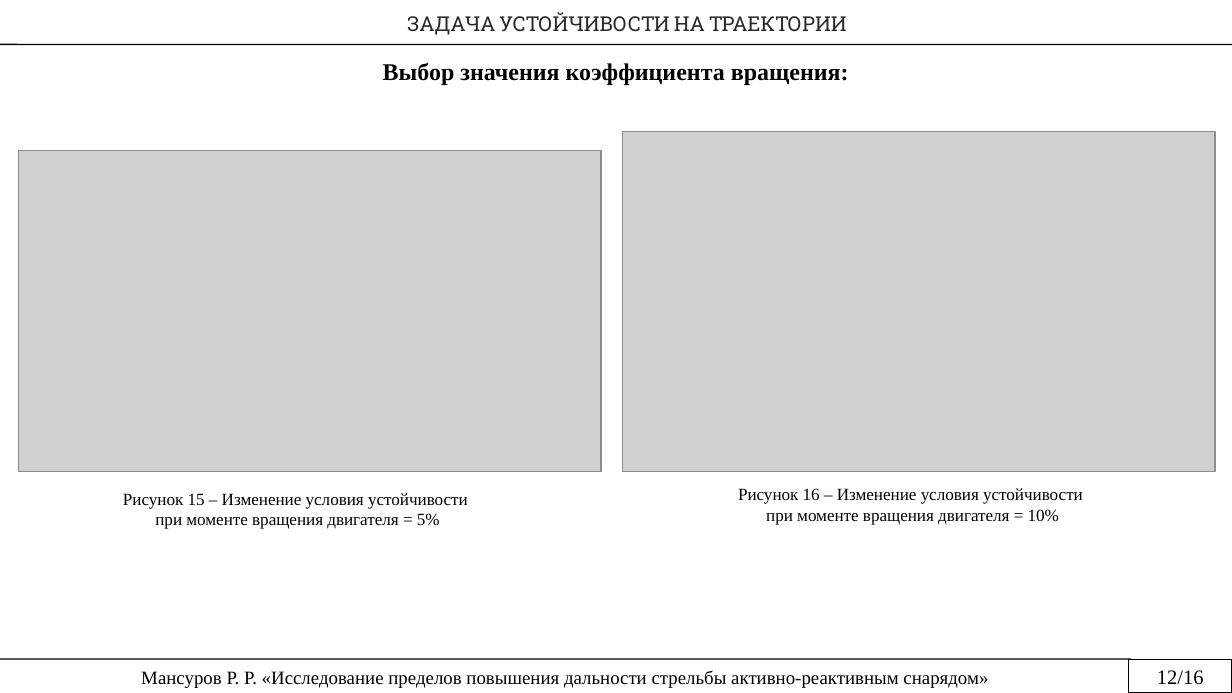
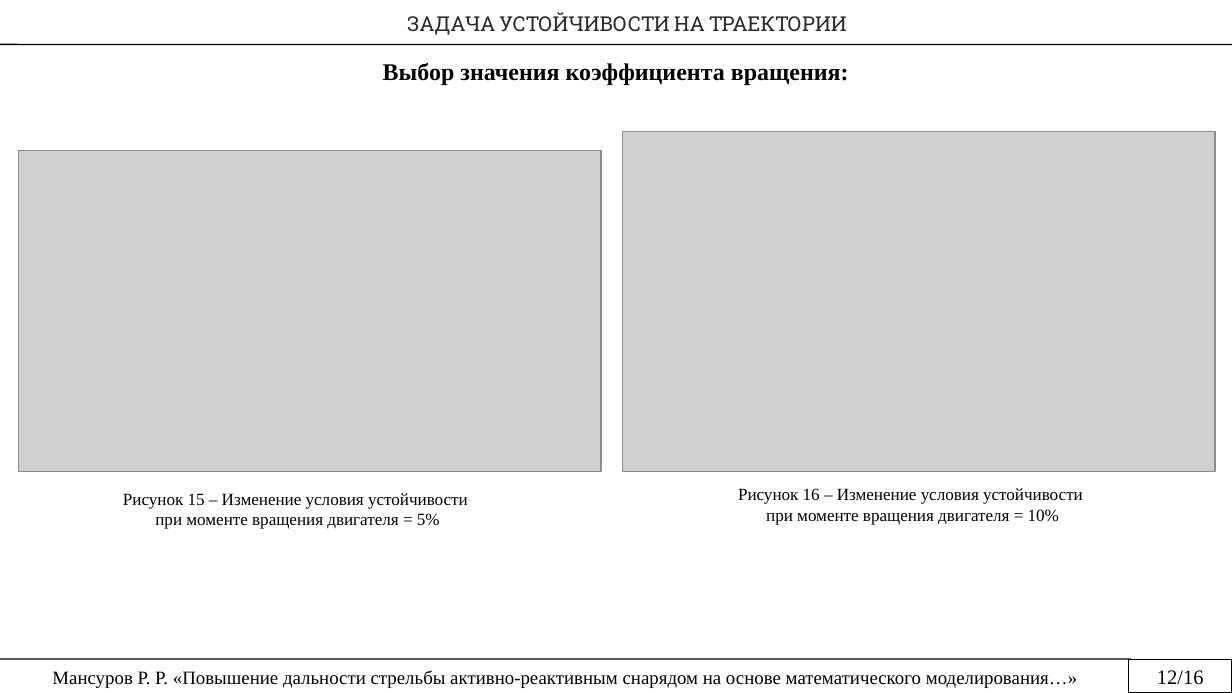
Before and after one commit to rustam-mansurov/cats, a slide deck: slide 14 of Мансуров Р.Р. — копия (2).pptx. Drawn at 1232x693 pixels with LibreOffice and Linux fonts; fonts in the diff are those of the drawing; grey boxes stand for pictures. Boxes give left, top, right and bottom in pixels: in the first picture for what was removed or moved away, otherwise in the second. Text is boxed around its words. In the diff, an @@ line names an element or a change of style, - is before the commit and + after.

```diff
--- a/Мансуров Р.Р. — копия (2).pptx
+++ b/Мансуров Р.Р. — копия (2).pptx
@@ text at (x1=52, y1=670, x2=1077, y2=688): text changed @@
-Мансуров Р. Р. «Исследование пределов повышения дальности стрельбы активно-реактивным снарядом»
+Мансуров Р. Р. «Повышение дальности стрельбы активно-реактивным снарядом на основе математического моделирования…»
```
Also in this commit, not shown: 15 other slides changed.
